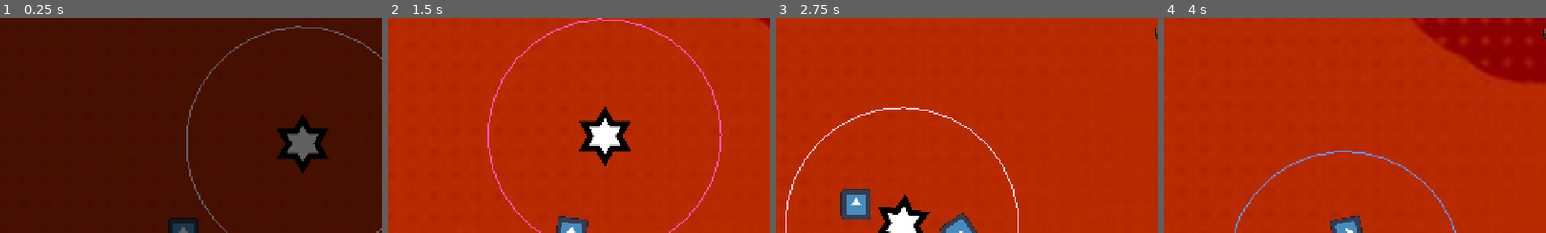
Above: before the commit, frames 1-4 (left to right).
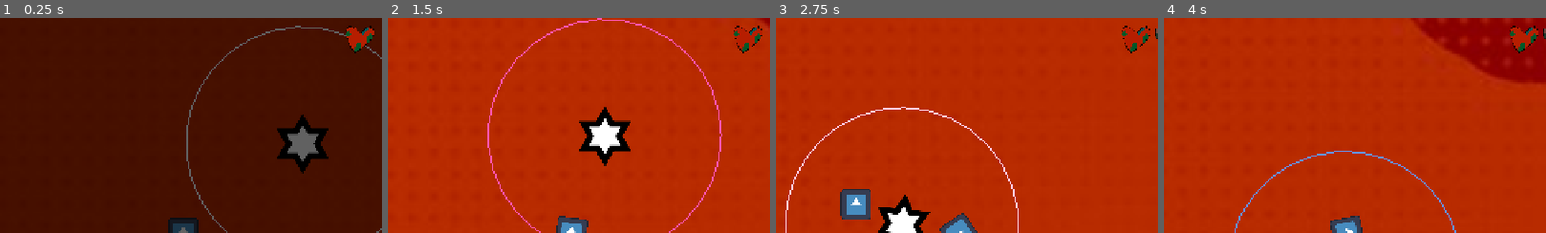
Above: after the commit, the same moments.

Repository: MarkusSecundus/GlobalJam_2026
Game: Godot game, scene res://maps/test_map.tscn
Same seed, same stepped clock (60 frames per second), same inputs: the game is played once before the commit and once after it. The engine's default icon, where the game draws it, is replaced by a stand-in: a white triangle on a blue panel in a dark square.
Inputs:
- Up to frame 1 (0.25 s): no input
- Up to frame 2 (1.5 s): hold D (Right) 0.53-1.28 s; hold S (Down) from 1.28 s (still down)
- Up to frame 3 (2.75 s): release S (Down) at 2.03 s; hold D (Right) from 2.03 s (still down)
- Up to frame 4 (4 s): release D (Right) at 2.78 s; hold W (Up) 2.78-3.53 s; hold A (Left) from 3.53 s (still down)
The pictures show only the part of the screen within x 26-76%, y 0-50%; the shares and areas given below are measured in that part.

The runs differ from the first frame. In frame 1, 0.6% of the frame differs, in the area x 90-98%, y 3-17%; in frame 2, 0.2%; in frame 3, 0.2%; in frame 4, 0.6%.

Commit message:
infection point hinting

Diff:
--- a/maps/test_map.tscn
+++ b/maps/test_map.tscn
@@ -12,6 +12,8 @@
 [ext_resource type="Script" uid="uid://oftyspnf0fd3" path="res://scripts/util/dialog_system/DialogSystem.gd" id="10_wd2vj"]
 [ext_resource type="Script" uid="uid://drunnu1gxn230" path="res://scripts/util/dialog_system/DialogCoroutine.gd" id="11_fpxlb"]
 [ext_resource type="Script" uid="uid://ubonts5hn7fi" path="res://scripts/util/dialog_system/dialog_custom_actions/DialogAction_Fader.gd" id="12_u8v7t"]
+[ext_resource type="Texture2D" uid="uid://cxy8osagupk7o" path="res://textures/spike.png" id="9_svl6s"]
+[ext_resource type="Script" uid="uid://dm5v3x76rilu4" path="res://scripts/ui/compass.gd" id="9_wd2vj"]
 
 [sub_resource type="RectangleShape2D" id="RectangleShape2D_b71ab"]
 size = Vector2(128, 127)
@@ -55,7 +57,7 @@
 position = Vector2(1328, -3392)
 
 [node name="InfectionPoint3" parent="." unique_id=2010099196 instance=ExtResource("4_42yok")]
-position = Vector2(-812, 4391)
+position = Vector2(-364, 4401)
 
 [node name="InfectionPoint2" parent="." unique_id=95096753 instance=ExtResource("4_42yok")]
 position = Vector2(-3992, 84)
@@ -114,3 +116,175 @@
 duration_seconds = 1.0
 ease = 1
 transition = 1
+
+[node name="TextureRect3" type="TextureRect" parent="CanvasLayer/Control/HBoxContainer" unique_id=1429617023]
+layout_mode = 2
+texture = ExtResource("7_pbr4s")
+
+[node name="CanvasLayer2" type="CanvasLayer" parent="." unique_id=1889071965]
+
+[node name="Control" type="Control" parent="CanvasLayer2" unique_id=628145795]
+layout_mode = 3
+anchors_preset = 15
+anchor_right = 1.0
+anchor_bottom = 1.0
+grow_horizontal = 2
+grow_vertical = 2
+script = ExtResource("9_wd2vj")
+
+[node name="TextureRect" type="TextureRect" parent="CanvasLayer2/Control" unique_id=582608170]
+layout_mode = 0
+offset_left = 192.99998
+offset_top = 550.0
+offset_right = 273.0
+offset_bottom = 1062.0
+scale = Vector2(0.4, 0.4)
+texture = ExtResource("9_svl6s")
+
+[node name="TextureRect2" type="TextureRect" parent="CanvasLayer2/Control" unique_id=958622880]
+layout_mode = 0
+offset_left = 522.0
+offset_top = 544.0
+offset_right = 602.0
+offset_bottom = 1056.0
+rotation = -0.10044706
+scale = Vector2(0.3769759, 0.47620493)
+texture = ExtResource("9_svl6s")
+
+[node name="TextureRect3" type="TextureRect" parent="CanvasLayer2/Control" unique_id=293245695]
+layout_mode = 0
+offset_left = 936.99994
+offset_top = 544.0
+offset_right = 1016.99994
+offset_bottom = 1056.0
+scale = Vector2(0.4, 0.4)
+texture = ExtResource("9_svl6s")
+
+[node name="TextureRect4" type="TextureRect" parent="CanvasLayer2/Control" unique_id=1689885965]
+layout_mode = 0
+offset_left = 1068.0
+offset_top = 566.0
+offset_right = 1148.0001
+offset_bottom = 1078.0
+rotation = -0.90449977
+scale = Vector2(0.4, 0.4)
+texture = ExtResource("9_svl6s")
+
+[node name="TextureRect5" type="TextureRect" parent="CanvasLayer2/Control" unique_id=1830777692]
+layout_mode = 0
+offset_left = 452.0
+offset_top = 103.0
+offset_right = 532.0
+offset_bottom = 615.0
+rotation = -3.1199386
+scale = Vector2(0.4, 0.4)
+texture = ExtResource("9_svl6s")
+
+[node name="TextureRect6" type="TextureRect" parent="CanvasLayer2/Control" unique_id=681473351]
+layout_mode = 0
+offset_left = 661.0
+offset_top = 132.0
+offset_right = 741.0
+offset_bottom = 644.0
+rotation = -3.1199386
+scale = Vector2(0.4, 0.4)
+texture = ExtResource("9_svl6s")
+
+[node name="TextureRect7" type="TextureRect" parent="CanvasLayer2/Control" unique_id=834466367]
+layout_mode = 0
+offset_left = 947.0
+offset_top = 95.000015
+offset_right = 1027.0
+offset_bottom = 607.0
+rotation = -3.1199386
+scale = Vector2(0.4, 0.4)
+texture = ExtResource("9_svl6s")
+
+[node name="TextureRect8" type="TextureRect" parent="CanvasLayer2/Control" unique_id=81597512]
+layout_mode = 0
+offset_left = 1100.0
+offset_top = 184.99994
+offset_right = 1180.0001
+offset_bottom = 696.99994
+rotation = -2.2610078
+scale = Vector2(0.4, 0.4)
+texture = ExtResource("9_svl6s")
+
+[node name="TextureRect9" type="TextureRect" parent="CanvasLayer2/Control" unique_id=1611349335]
+layout_mode = 0
+offset_left = 239.99997
+offset_top = 107.0
+offset_right = 319.99997
+offset_bottom = 619.0
+rotation = -3.1199386
+scale = Vector2(0.4, 0.4)
+texture = ExtResource("9_svl6s")
+
+[node name="TextureRect10" type="TextureRect" parent="CanvasLayer2/Control" unique_id=946710419]
+layout_mode = 0
+offset_left = 105.82872
+offset_top = 306.9641
+offset_right = 185.82872
+offset_bottom = 818.9641
+rotation = -4.6284137
+scale = Vector2(0.4, 0.4)
+texture = ExtResource("9_svl6s")
+
+[node name="TextureRect11" type="TextureRect" parent="CanvasLayer2/Control" unique_id=139891247]
+layout_mode = 0
+offset_left = 95.82872
+offset_top = 121.964096
+offset_right = 175.82872
+offset_bottom = 633.9641
+rotation = -4.4910345
+scale = Vector2(0.4, 0.4)
+texture = ExtResource("9_svl6s")
+
+[node name="TextureRect12" type="TextureRect" parent="CanvasLayer2/Control" unique_id=608743536]
+layout_mode = 0
+offset_left = 113.82872
+offset_top = 488.96405
+offset_right = 193.82872
+offset_bottom = 1000.96405
+rotation = -4.969188
+scale = Vector2(0.4, 0.4)
+texture = ExtResource("9_svl6s")
+
+[node name="TextureRect13" type="TextureRect" parent="CanvasLayer2/Control" unique_id=1554565464]
+layout_mode = 0
+offset_left = 343.0
+offset_top = 525.0
+offset_right = 423.0
+offset_bottom = 1037.0
+scale = Vector2(0.37779424, 0.53721344)
+texture = ExtResource("9_svl6s")
+
+[node name="TextureRect14" type="TextureRect" parent="CanvasLayer2/Control" unique_id=2122046545]
+layout_mode = 0
+offset_left = 719.00006
+offset_top = 520.0
+offset_right = 799.00006
+offset_bottom = 1032.0
+rotation = 0.075626425
+scale = Vector2(0.39637062, 0.51748586)
+texture = ExtResource("9_svl6s")
+
+[node name="TextureRect15" type="TextureRect" parent="CanvasLayer2/Control" unique_id=60640551]
+layout_mode = 0
+offset_left = 1073.0
+offset_top = 372.00006
+offset_right = 1153.0001
+offset_bottom = 884.00006
+rotation = -1.7545583
+scale = Vector2(0.5533368, 0.56100684)
+texture = ExtResource("9_svl6s")
+
+[node name="TextureRect16" type="TextureRect" parent="CanvasLayer2/Control" unique_id=882254398]
+layout_mode = 0
+offset_left = 818.0
+offset_top = 109.0
+offset_right = 898.0
+offset_bottom = 621.0
+rotation = -3.224683
+scale = Vector2(0.42411056, 0.46695194)
+texture = ExtResource("9_svl6s")
--- a/prefabs/infection_point.tscn
+++ b/prefabs/infection_point.tscn
@@ -5,6 +5,9 @@
 
 [sub_resource type="CircleShape2D" id="CircleShape2D_0bg5s"]
 radius = 291.48755
+
+[sub_resource type="CircleShape2D" id="CircleShape2D_vh4d5"]
+radius = 2633.0918
 
 [node name="InfectionPoint" type="Node2D" unique_id=1551551606]
 script = ExtResource("1_0bg5s")
@@ -24,5 +27,12 @@
 [node name="CollisionShape2D" type="CollisionShape2D" parent="Area2D" unique_id=133463886]
 shape = SubResource("CircleShape2D_0bg5s")
 
+[node name="Area2D_hint" type="Area2D" parent="." unique_id=1964738213]
+
+[node name="CollisionShape2D" type="CollisionShape2D" parent="Area2D_hint" unique_id=29661359]
+shape = SubResource("CircleShape2D_vh4d5")
+
 [connection signal="body_entered" from="Area2D" to="." method="_on_area_2d_body_entered"]
 [connection signal="body_exited" from="Area2D" to="." method="_on_area_2d_body_exited"]
+[connection signal="body_entered" from="Area2D_hint" to="." method="_on_area_2d_hint_body_entered"]
+[connection signal="body_exited" from="Area2D_hint" to="." method="_on_area_2d_hint_body_exited"]
--- a/scripts/map/infection_point.gd
+++ b/scripts/map/infection_point.gd
@@ -6,27 +6,33 @@
 
 var is_player_inside: bool = false
 var is_infected: bool = false
+var is_player_inside_hint: bool = false
 
 @onready var progress_bar: ProgressBar = $ProgressBar
 @onready var infection_sprite: Sprite2D = $Sprite2D
 
-var HINT_DISTANCE: int = 1000
-
 var player: Player
+var hint_compass: Control
 
 # Called when the node enters the scene tree for the first time.
 func _ready() -> void:
 	GameState.infected_point_count += 1
 	player = NodeUtils.get_descendant_of_type(get_tree().root, Player )
+	hint_compass = get_tree().root.get_node("Node2D/CanvasLayer2/Control")
 	pass # Replace with function body.
 
 # Called every frame. 'delta' is the elapsed time since the previous frame.
 func _process(delta: float) -> void:
 	var player_distance = player.global_position.distance_to(self.global_position)
 
-	if player_distance < HINT_DISTANCE:
-		#print("amogus")
-		pass
+	if is_player_inside_hint:
+		if hint_compass.number_of_close_infection_points == 1:
+			hint_compass.closest_infection_point_dir = global_position - player.global_position
+			hint_compass.distance_to_closest_infection_point = player_distance
+		else:
+			if player_distance < hint_compass.distance_to_closest_infection_point:
+				hint_compass.closest_infection_point_dir = global_position - player.global_position
+				hint_compass.distance_to_closest_infection_point = player_distance
 
 	if (is_infected):
 		return
@@ -51,3 +57,12 @@
 func _on_area_2d_body_exited(body: Node2D) -> void:
 	if (body.name == "Player"):
 		is_player_inside = false
+
+func _on_area_2d_hint_body_entered(body: Node2D) -> void:
+	if (body.name == "Player"):
+		hint_compass.close_infection_points.append(self)
+
+
+func _on_area_2d_hint_body_exited(body: Node2D) -> void:
+	if (body.name == "Player"):
+		hint_compass.close_infection_points.erase(self)
--- /dev/null
+++ b/scripts/ui/compass.gd
@@ -0,0 +1,49 @@
+extends Control
+
+var player: Player
+
+var close_infection_points: Array[Node2D]
+
+# Called when the node enters the scene tree for the first time.
+func _ready() -> void:
+	player = get_tree().root.get_node("Node2D/Player")
+	pass # Replace with function body.
+
+func sort_by_distance(a: Node2D, b: Node2D) -> bool:
+	var a_dist: float = a.global_position.distance_to(player.global_position)
+	var b_dist: float = b.global_position.distance_to(player.global_position)
+
+	if (a_dist < b_dist):
+		return true
+	return false
+
+# Called every frame. 'delta' is the elapsed time since the previous frame.
+func _process(delta: float) -> void:
+	if close_infection_points.size() == 0:
+		for child_it in get_children():
+			child_it.visible = false
+
+		return
+
+	var center = size / 2
+
+	close_infection_points.sort_custom(sort_by_distance)
+
+	var closest_infection_point: Node2D = close_infection_points[0]
+	var closest_infection_point_dir = closest_infection_point.global_position - player.global_position
+
+	if (closest_infection_point.global_position.distance_to(player.global_position) < 700):
+		for child_it in get_children():
+			child_it.visible = false
+
+		return
+
+	for child_it in get_children():
+		var angle = closest_infection_point_dir.angle_to(child_it.position - center)
+
+		if (rad_to_deg(angle) < 25 and rad_to_deg(angle) > -25):
+			child_it.visible = true
+		else:
+			child_it.visible = false
+		pass
+	pass
Not shown, added: scripts/ui/compass.gd.uid
Binary file added: textures/spike.png
Not shown, added: textures/spike.png.import
